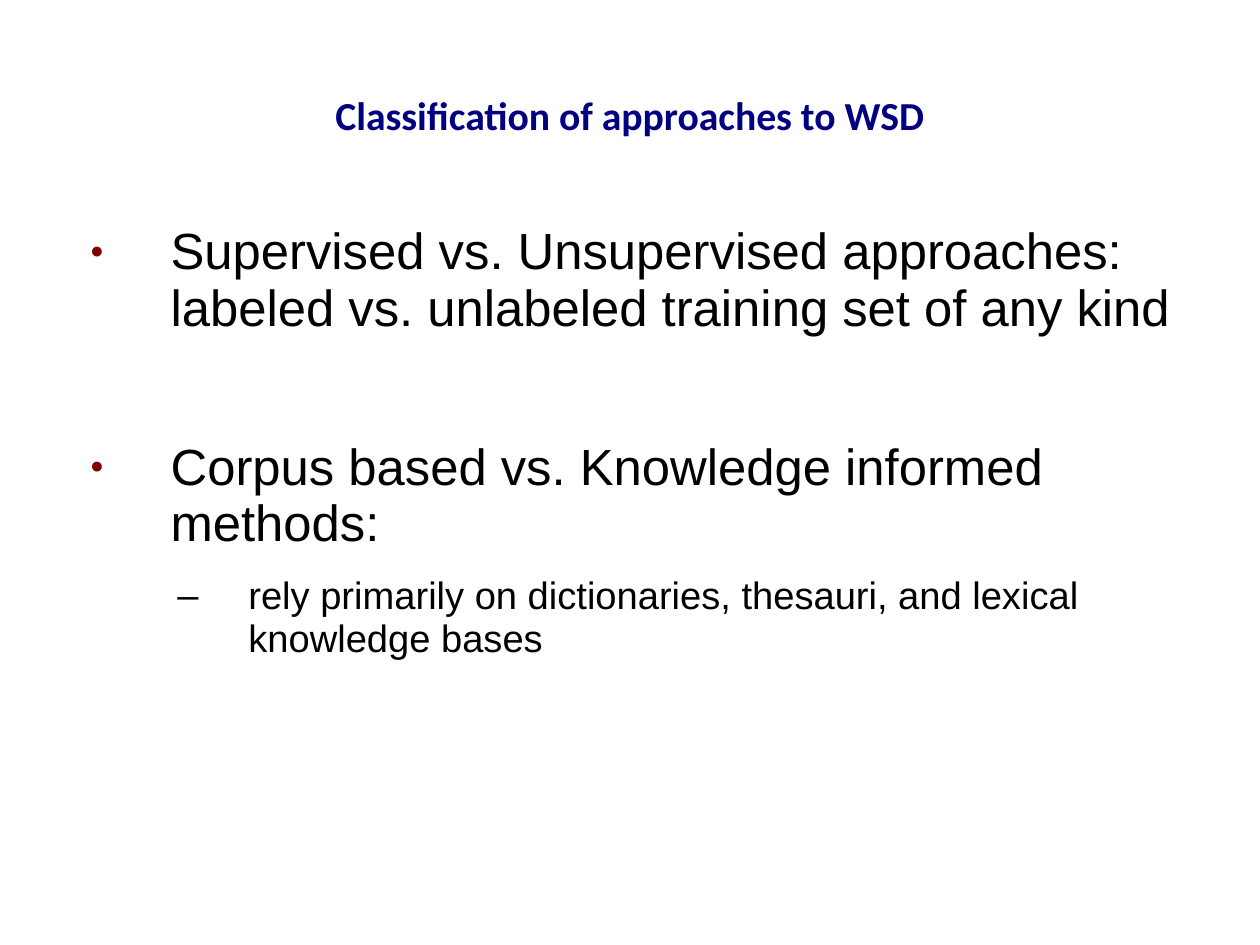
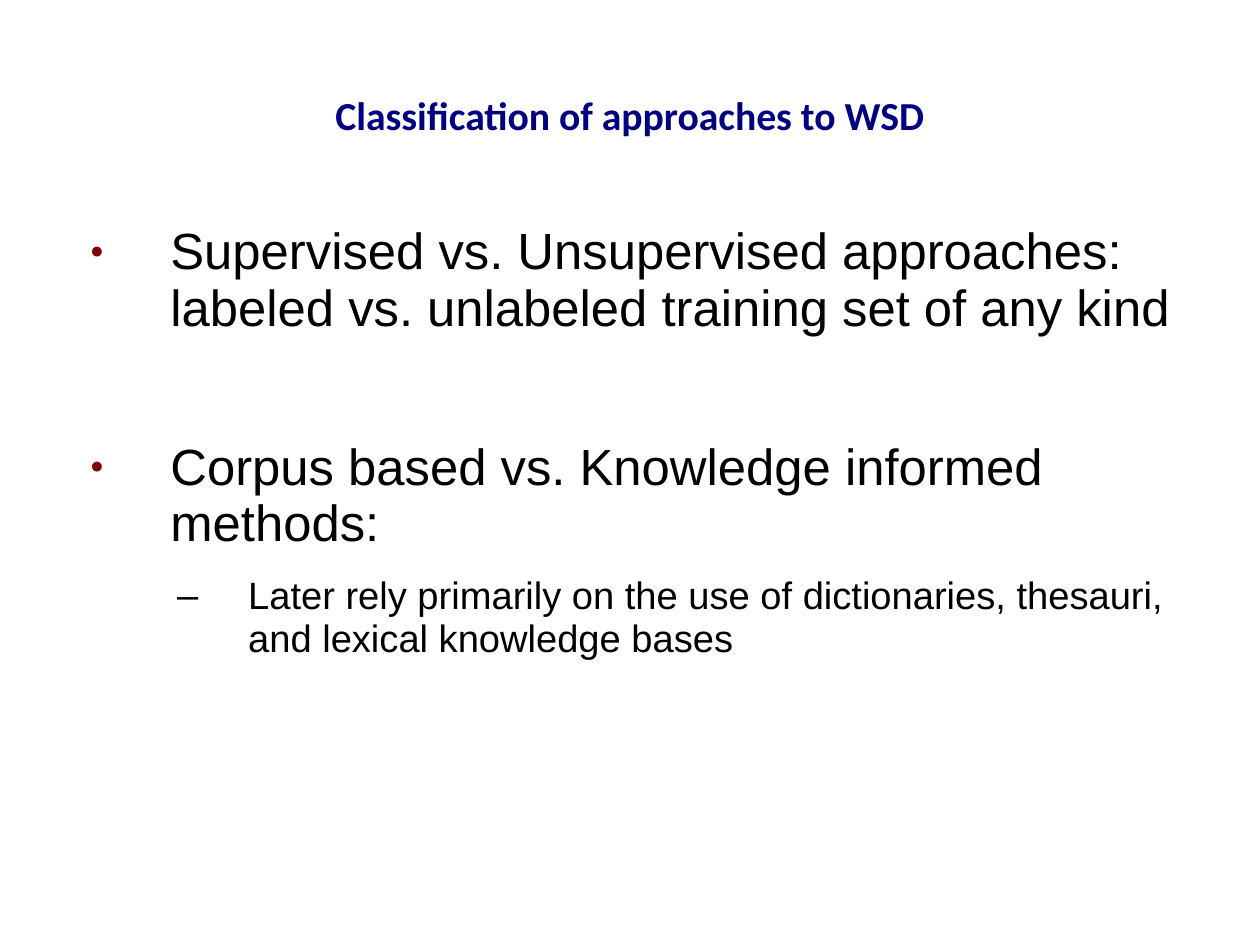
Before and after one commit to prodanovic/WSD-PDT, a slide deck: slide 4 of docs/thesis presentation.ppt. Drawn at 1260x945 pixels with LibreOffice and Linux fonts; fonts in the diff are those of the drawing; background and template pictures are left out. Boxes give left, top, right and bottom in pixels: in the first picture for what was removed or moved away, otherwise in the second. Text is boxed around its words. In the diff, an @@ line names an element or a change of style, - is before the commit and + after.

```diff
--- a/docs/thesis presentation.ppt
+++ b/docs/thesis presentation.ppt
@@ text at <box>248,581,1163,660</box>: text changed @@
-  – rely primarily on dictionaries, thesauri, and lexical knowledge bases
+  – Later rely primarily on the use of dictionaries, thesauri, and lexical knowledge bases
```
Also in this commit, not shown: 5 other slides changed, 1 slide added, 4 slides removed.
